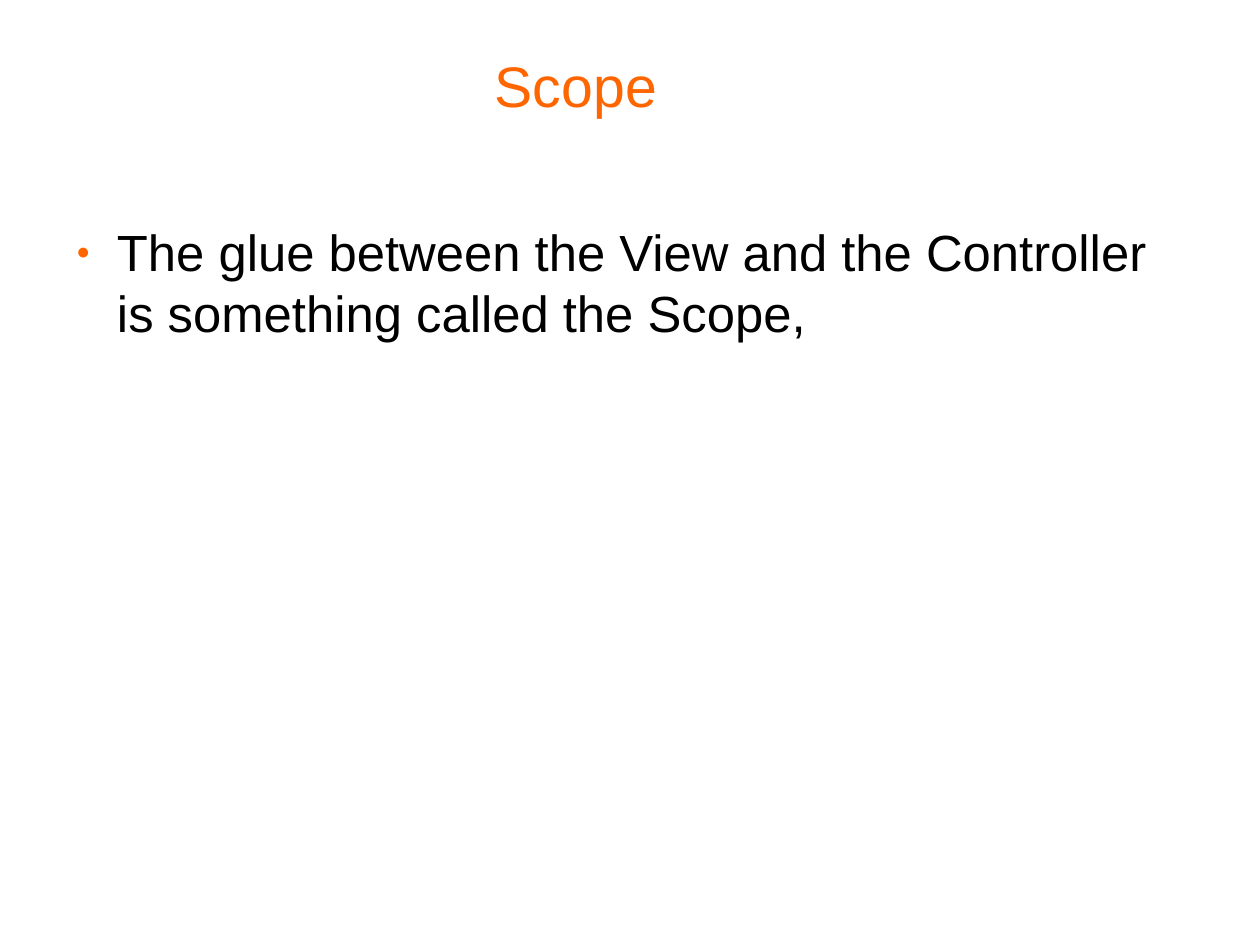
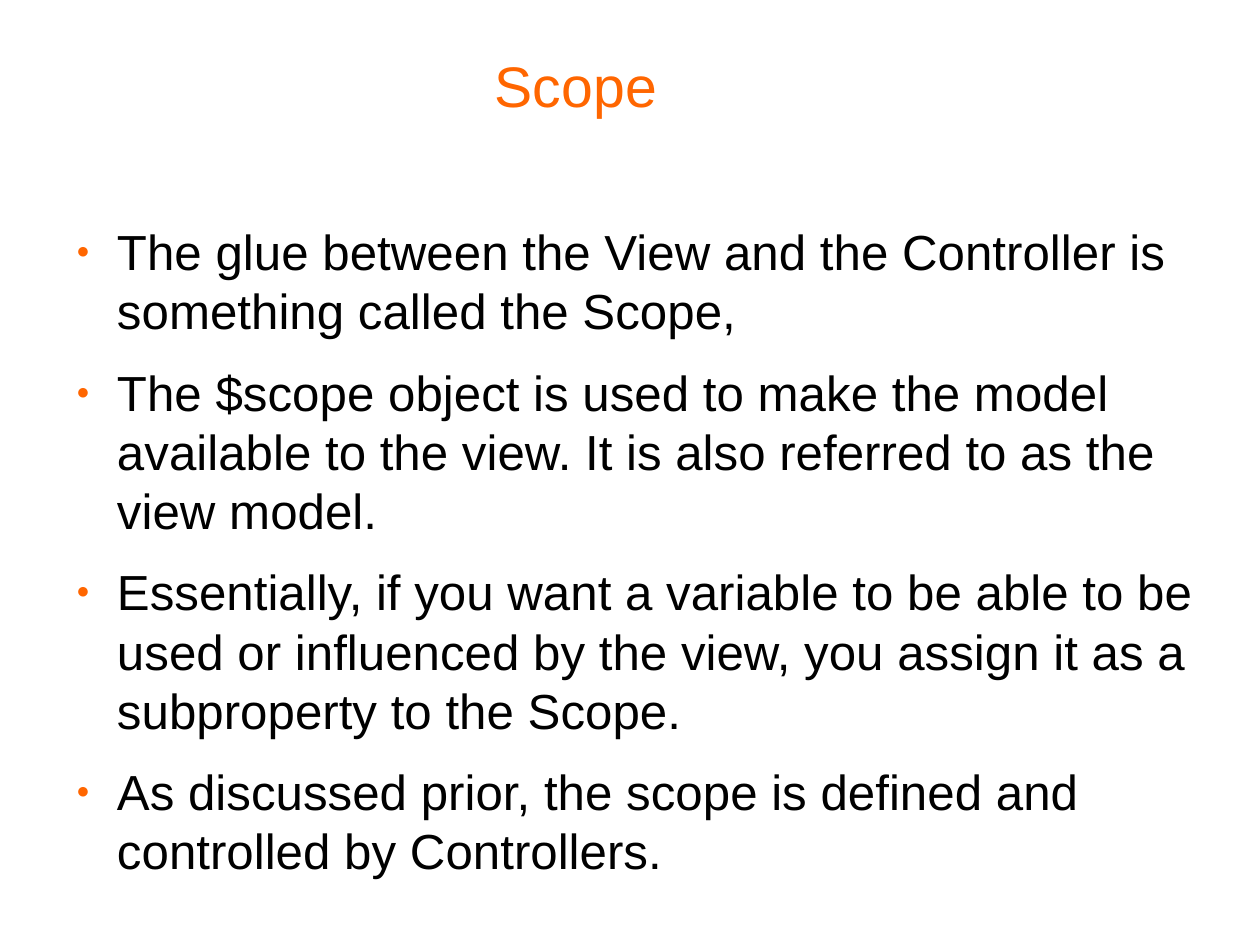
Before and after one commit to mphobwcodes/AngularJSExamples, a slide deck: slide 8 of RealAngularSite/AngularJS.pptx. Drawn at 1260x945 pixels with LibreOffice and Linux fonts; fonts in the diff are those of the drawing; background and template pictures are left out. Boxes give left, top, right and bottom in pixels: in the first picture for what was removed or moved away, otherwise in the second. Text is boxed around its words. In the diff, an @@ line names an element or a change of style, - is before the commit and + after.

```diff
--- a/RealAngularSite/AngularJS.pptx
+++ b/RealAngularSite/AngularJS.pptx
@@ text at bbox=[117, 234, 1165, 339]: size 32 to 31 pt in "The glue between the View and the ..." @@
@@ text at bbox=[117, 374, 1192, 879]: paragraphs added @@
+● The $scope object is used to make the model available to the view. It is also referred to as the view model.
+● Essentially, if you want a variable to be able to be used or influenced by the view, you assign it as a subproperty to the Scope.
+● As discussed prior, the scope is defined and controlled by Controllers.
```
Also in this commit, not shown: 1 other slide changed, 10 slides added, 2 slides removed, 4 other files.
